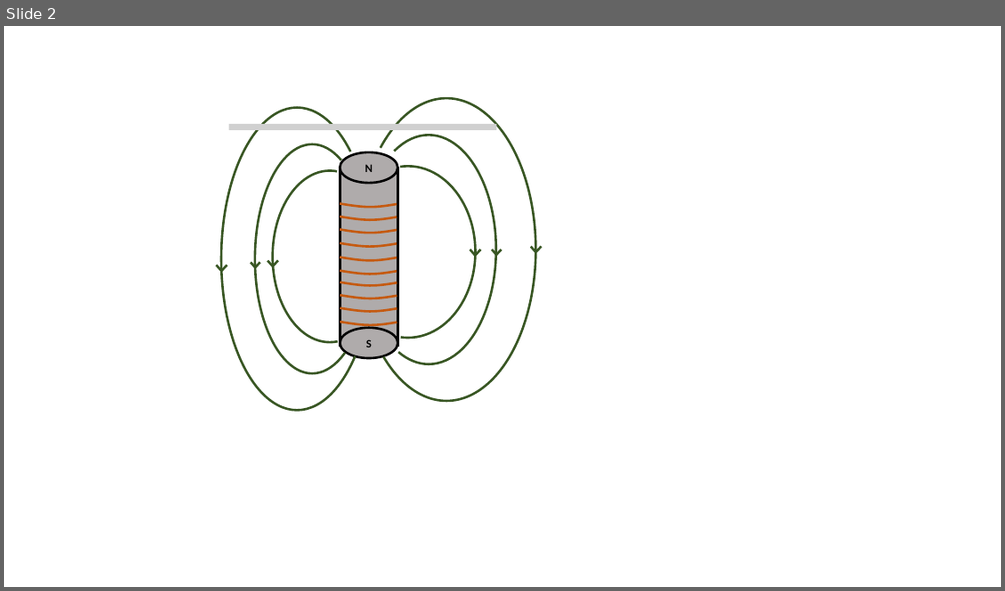
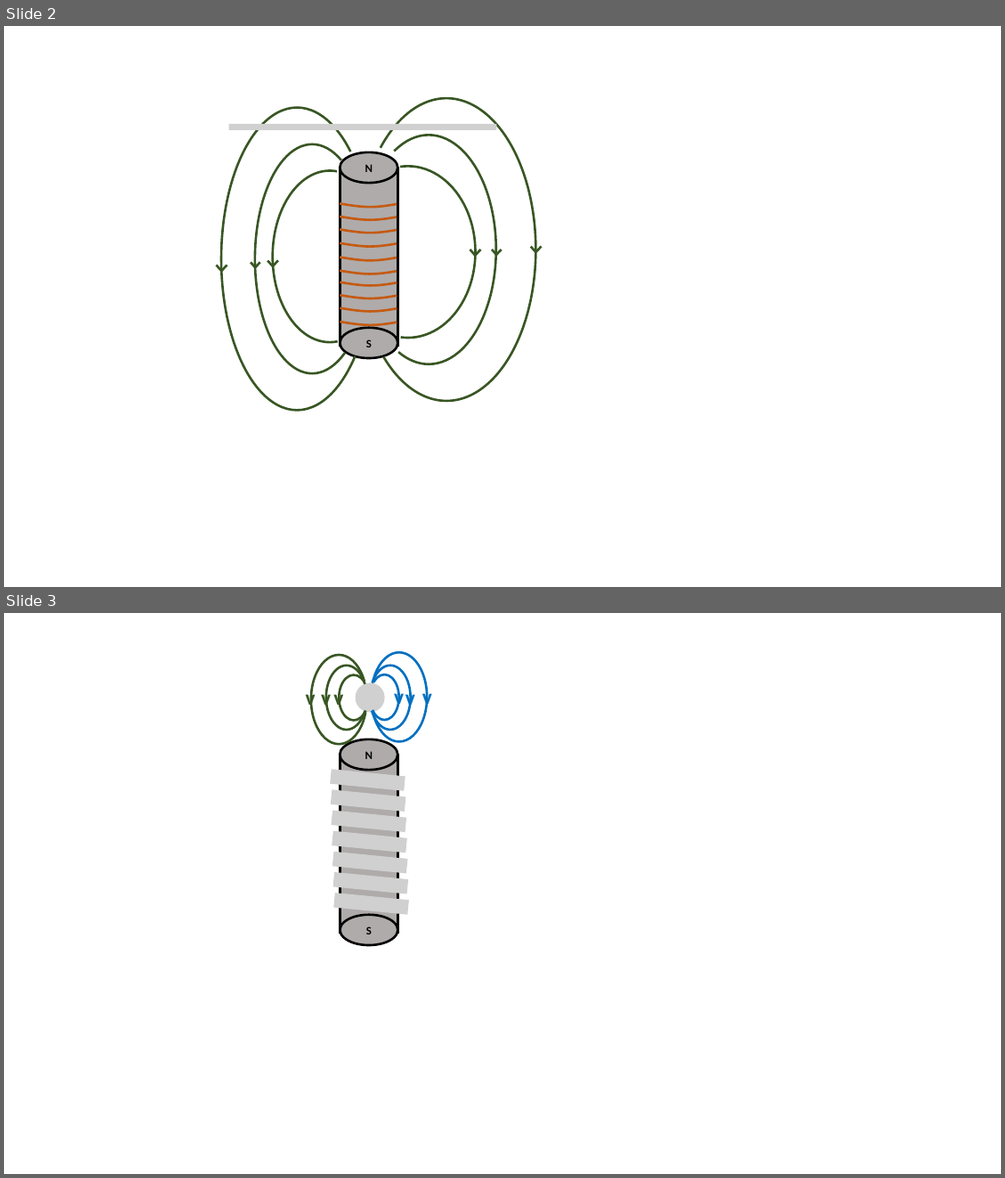
Before and after one commit to Chrismorel7/TIPE---Micro_guitare_elec, a slide deck: Attachment/Schema/schema.pptx. Shown one above the other, each under a label of ours: slide 2 before the commit, slides 2 and 3 after it. The pictures are 1005x591 and 1005x1178 pixels, drawn with LibreOffice and Linux fonts; fonts in the diff are those of the drawing; grey boxes stand for pictures; background and template pictures are left out. Boxes give left, top, right and bottom in pixels: in the first picture for what was removed or moved away, otherwise in the second. Text is boxed around its words. In the diff, an @@ line names an element or a change of style, - is before the commit and + after.

```diff
--- a/Attachment/Schema/schema.pptx
+++ b/Attachment/Schema/schema.pptx
@@ slide 3 added at [4,613,1001,1174], background #FFFFFF @@
@@ arc (boxed as its full ellipse) added at [311,655,367,744], outline #385723 2.25 pt @@
@@ arc (boxed as its full ellipse) added at [326,666,367,730], outline #385723 2.25 pt @@
@@ arc (boxed as its full ellipse) added at [370,666,410,730], outline #0070C0 2.25 pt @@
@@ arc (boxed as its full ellipse) added at [372,653,428,742], outline #0070C0 2.25 pt @@
@@ text added at [306,687,316,710], 20 pt, text #385723, bold @@
+v
@@ text added at [321,687,331,710], 20 pt, text #385723, bold @@
+v
@@ text added at [333,687,343,710], 20 pt, text #385723, bold @@
+v
@@ arc (boxed as its full ellipse) added at [339,675,368,721], outline #385723 2.25 pt @@
@@ picture added at [356,682,385,712] @@
@@ arc (boxed as its full ellipse) added at [370,674,399,720], outline #0070C0 2.25 pt @@
@@ text added at [394,686,404,709], 20 pt, text #0070C0, bold @@
+v
@@ text added at [405,687,415,710], 20 pt, text #0070C0, bold @@
+v
@@ text added at [422,686,432,709], 20 pt, text #0070C0, bold @@
+v
@@ ellipse added at [340,739,397,770], fill #AFABAB, outline #000000 2.25 pt, 11 pt, text #000000, bold @@
+N
@@ picture added at [331,769,405,791] @@
@@ rectangle added at [340,755,397,933], fill #AFABAB, outline #000000 2.25 pt @@
@@ picture added at [331,789,405,811] @@
@@ picture added at [331,811,406,833] @@
@@ picture added at [332,831,407,853] @@
@@ picture added at [332,852,407,874] @@
@@ picture added at [333,872,408,894] @@
@@ picture added at [334,892,409,915] @@
@@ ellipse added at [340,915,397,945], fill #AFABAB, outline #000000 2.25 pt, 11 pt, text #000000, bold @@
+S
```
Also in this commit, not shown: 34 other files.
